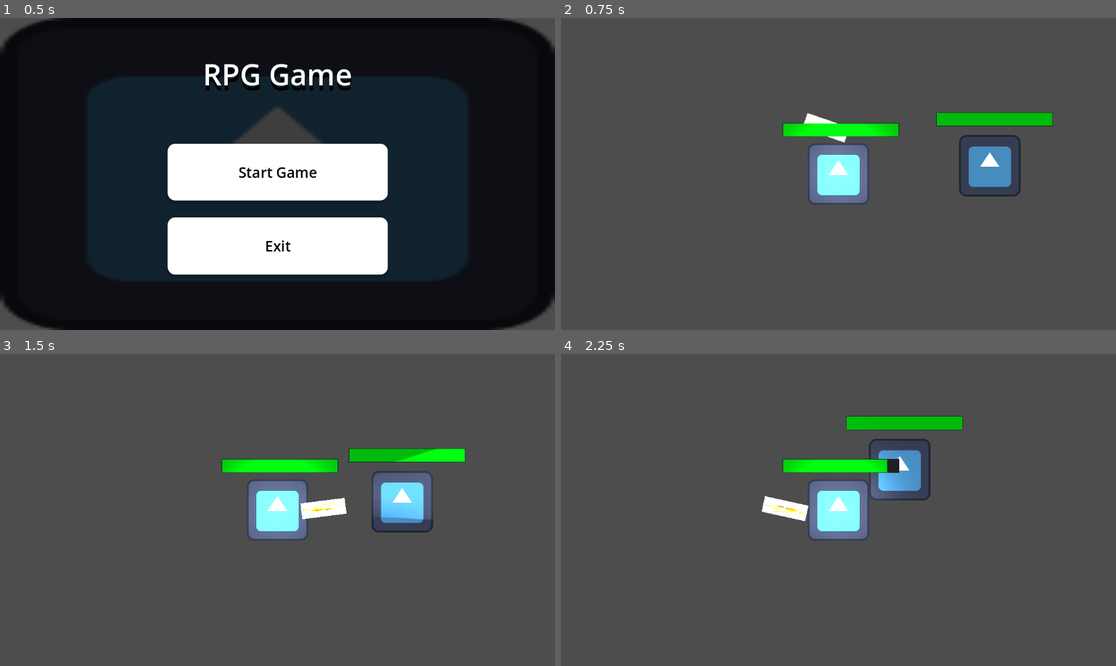
Above: before the commit, frames 1-4 (two rows, left to right).
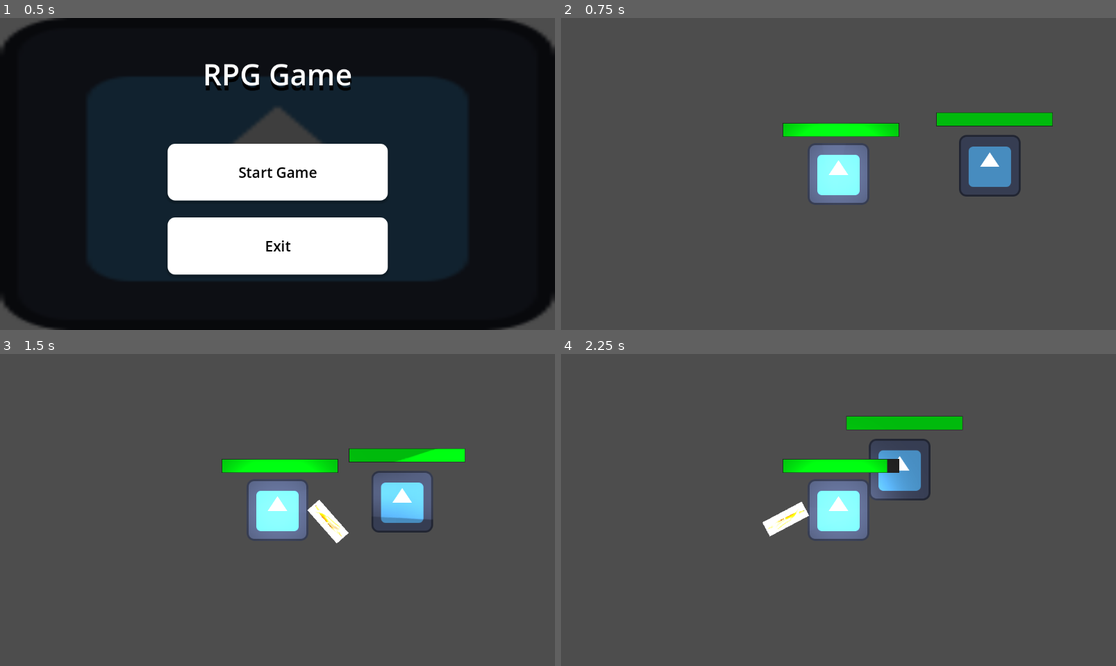
Above: after the commit, the same moments.

Repository: TDMXFFTF/RPG-GAME123
Game: Godot game, scene res://main_menu.tscn
The game is run twice, just before and just after one commit, with the same random seed, the same clock (stepped at 60 frames per second) and the same inputs. The engine's default icon, where the game draws it, is replaced by a stand-in: a white triangle on a blue panel in a dark square.
Inputs (mouse positions are in pixels of both pictures, inside the frame that each line leads up to):
- Up to frame 1 (0.5 s): no input
- Up to frame 2 (0.75 s): click "Start Game" at 0.5 s
- Up to frame 3 (1.5 s): tap Enter at 1.25 s; move the mouse to (399, 494) at 1.27 s; press the mouse at (399, 494) at 1.28 s; hold D (right) from 1.28 s (still down)
- Up to frame 4 (2.25 s): move the mouse to (727, 525) at 2.02 s; release D (right) at 2.03 s; release the mouse at (727, 525) at 2.03 s; hold S (down) from 2.03 s (still down); click (727, 525) at 2.1 s

Frame 1 is identical in both runs. In frame 2, 0.2% of the frame differs, in the area x 43-52%, y 30-40%; in frame 3, 0.6%, in the area x 54-63%, y 46-61%; in frame 4, 0.6%.

Commit message:
weapon only visible during attack

Diff:
--- a/new-game-project/player.tscn
+++ b/new-game-project/player.tscn
@@ -50,10 +50,23 @@
 "update": 1,
 "values": [true]
 }
+tracks/3/type = "value"
+tracks/3/imported = false
+tracks/3/enabled = true
+tracks/3/path = NodePath("Sword/Marker2D/Sprite2D:visible")
+tracks/3/interp = 1
+tracks/3/loop_wrap = true
+tracks/3/keys = {
+"times": PackedFloat32Array(0),
+"transitions": PackedFloat32Array(1),
+"update": 1,
+"values": [false]
+}
 
 [sub_resource type="Animation" id="Animation_2nx4g"]
 resource_name = "sword"
-length = 0.2
+length = 0.3
+step = 0.0333
 tracks/0/type = "value"
 tracks/0/imported = false
 tracks/0/enabled = true
@@ -61,10 +74,10 @@
 tracks/0/interp = 1
 tracks/0/loop_wrap = true
 tracks/0/keys = {
-"times": PackedFloat32Array(0.0333333, 0.0666667, 0.1, 0.133333, 0.166667, 0.2),
-"transitions": PackedFloat32Array(1, 1, 1, 1, 1, 1),
+"times": PackedFloat32Array(0.0666666, 0.1, 0.133333, 0.166666, 0.2, 0.233133, 0.3),
+"transitions": PackedFloat32Array(1, 1, 1, 1, 1, 1, 1),
 "update": 0,
-"values": [Vector2(96, -26), Vector2(111, -13), Vector2(111, 6), Vector2(108, 30), Vector2(94, 44), Vector2(96, -26)]
+"values": [Vector2(96, -26), Vector2(111, -13), Vector2(111, 6), Vector2(108, 30), Vector2(94, 44), Vector2(111, 3), Vector2(96, -26)]
 }
 tracks/1/type = "value"
 tracks/1/imported = false
@@ -73,10 +86,10 @@
 tracks/1/interp = 1
 tracks/1/loop_wrap = true
 tracks/1/keys = {
-"times": PackedFloat32Array(0.0333333, 0.0666667, 0.1, 0.133333, 0.166667, 0.2),
-"transitions": PackedFloat32Array(1, 1, 1, 1, 1, 1),
+"times": PackedFloat32Array(0.0666666, 0.1, 0.133333, 0.166666, 0.2, 0.233133, 0.3),
+"transitions": PackedFloat32Array(1, 1, 1, 1, 1, 1, 1),
 "update": 0,
-"values": [-1.23918, -0.696386, 0.0, 0.708604, 1.23918, -1.23918]
+"values": [-1.23918, -0.696386, 0.0, 0.708604, 1.23918, 0.0, -1.23918]
 }
 tracks/2/type = "value"
 tracks/2/imported = false
@@ -89,6 +102,18 @@
 "transitions": PackedFloat32Array(1, 1, 1, 1, 1, 1),
 "update": 1,
 "values": [true, true, false, true, true, true]
+}
+tracks/3/type = "value"
+tracks/3/imported = false
+tracks/3/enabled = true
+tracks/3/path = NodePath("Sword/Marker2D/Sprite2D:visible")
+tracks/3/interp = 1
+tracks/3/loop_wrap = true
+tracks/3/keys = {
+"times": PackedFloat32Array(0, 0.0333, 0.0666667, 0.1, 0.133333, 0.166667, 0.2, 0.233133, 0.3),
+"transitions": PackedFloat32Array(1, 1, 1, 1, 1, 1, 1, 1, 1),
+"update": 1,
+"values": [false, true, true, true, true, true, true, true, false]
 }
 
 [sub_resource type="AnimationLibrary" id="AnimationLibrary_3bdbl"]
@@ -158,6 +183,7 @@
 disabled = true
 
 [node name="Sprite2D" type="Sprite2D" parent="Sword/Marker2D"]
+visible = false
 position = Vector2(96, -26)
 rotation = -1.23918
 scale = Vector2(0.125523, 0.0793269)
